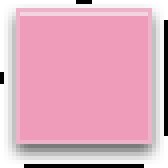
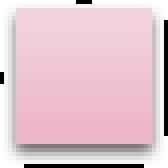
Layered file, before and after one edit (168 × 168). Changes by layer:
pixels changed over (16, 8, 152, 140) (layer not identified)
